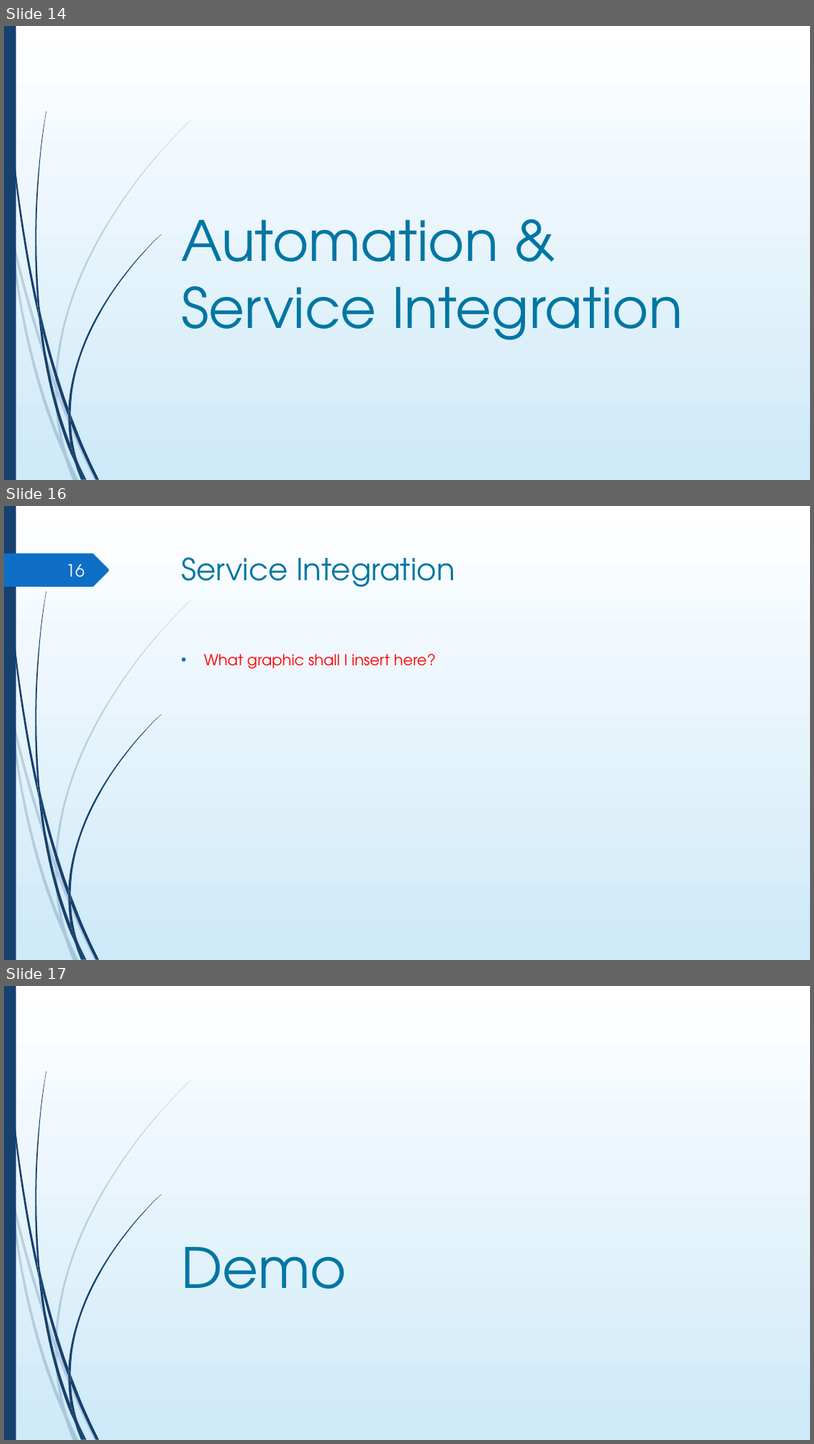
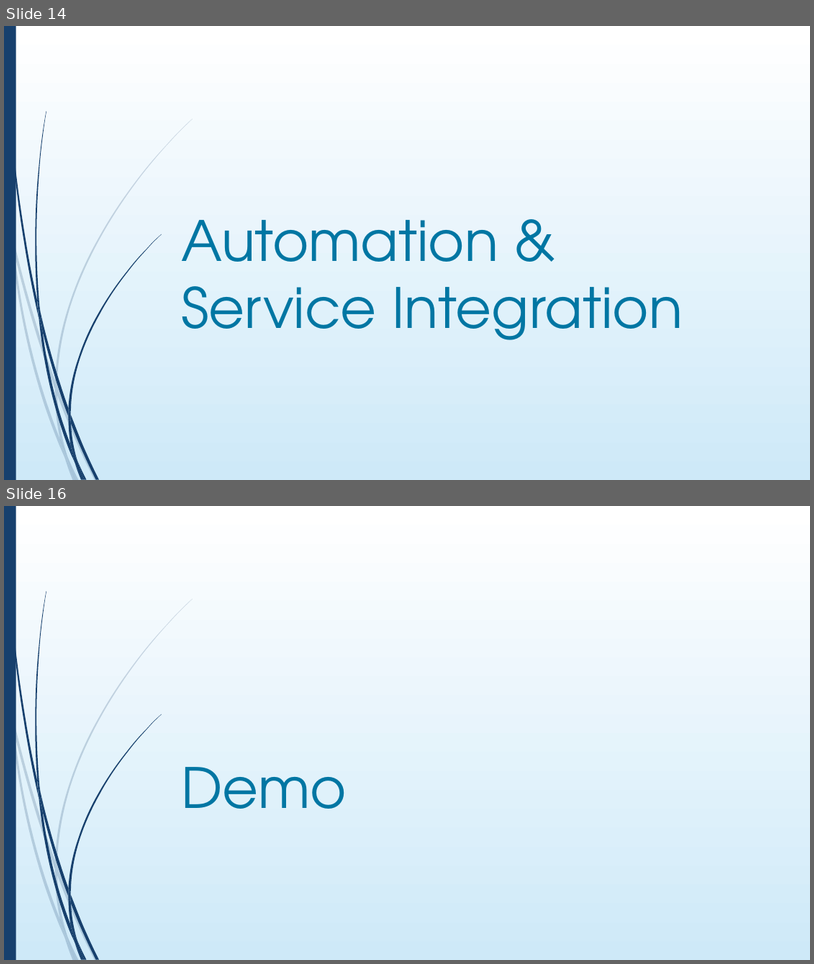
Before and after one commit to DigiBP/digibp-monterosa, a slide deck: Submission Documents/DBP_presentation.pptx. Shown one above the other, each under a label of ours: slides 14, 16 and 17 before the commit, slides 14 and 16 after it; the slides between them are not shown. The pictures are 814x1444 and 814x964 pixels, drawn with LibreOffice and Linux fonts; fonts in the diff are those of the drawing; background and template pictures are left out. Boxes give left, top, right and bottom in pixels: in the first picture for what was removed or moved away, otherwise in the second. Text is boxed around its words. In the diff, an @@ line names an element or a change of style, - is before the commit and + after.

```diff
--- a/Submission Documents/DBP_presentation.pptx
+++ b/Submission Documents/DBP_presentation.pptx
@@ slide 16 removed at bbox=[4, 506, 810, 960], background gradient #FFFFFF to #CEEAF9; not listed: 23 template elements that a slide beside it also shows @@
@@ freeform shape removed at bbox=[4, 554, 109, 587] @@
@@ page number removed at bbox=[66, 564, 85, 577] @@
-16
@@ title removed at bbox=[182, 557, 455, 587] @@
-Service Integration
@@ text removed at bbox=[204, 654, 436, 669] @@
-• What graphic shall I insert here?
@@ what was slide 17 is now slide 16 @@
```
Also in this commit, not shown: 1 slide added, 1 other slide removed.
